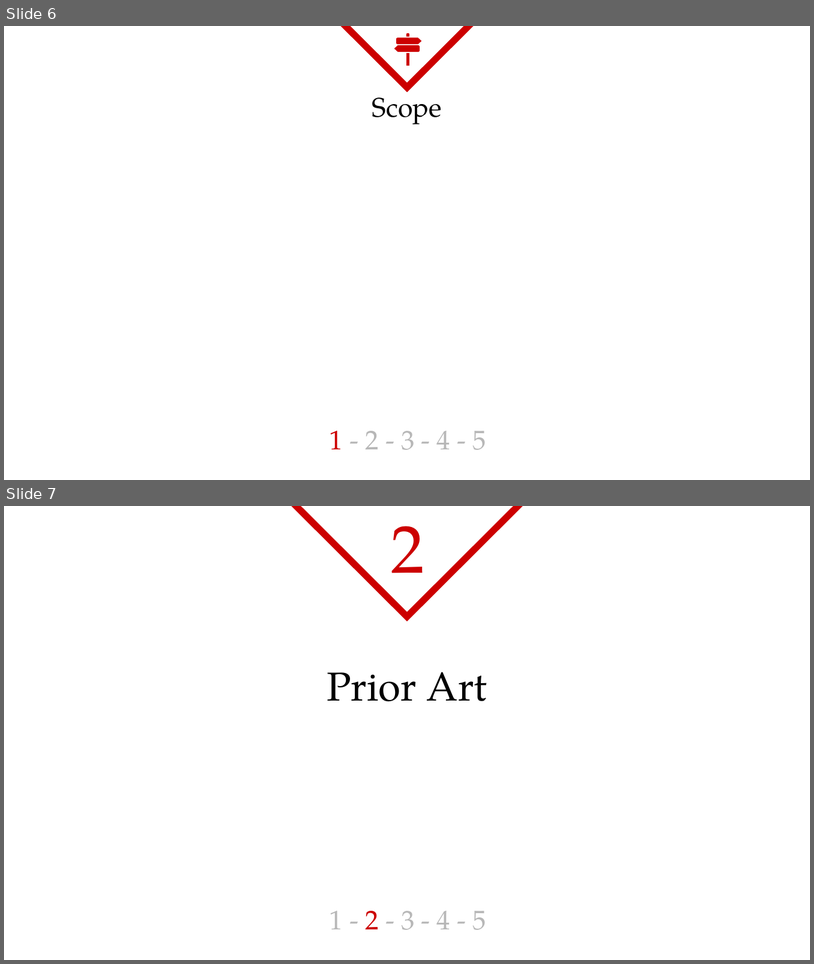
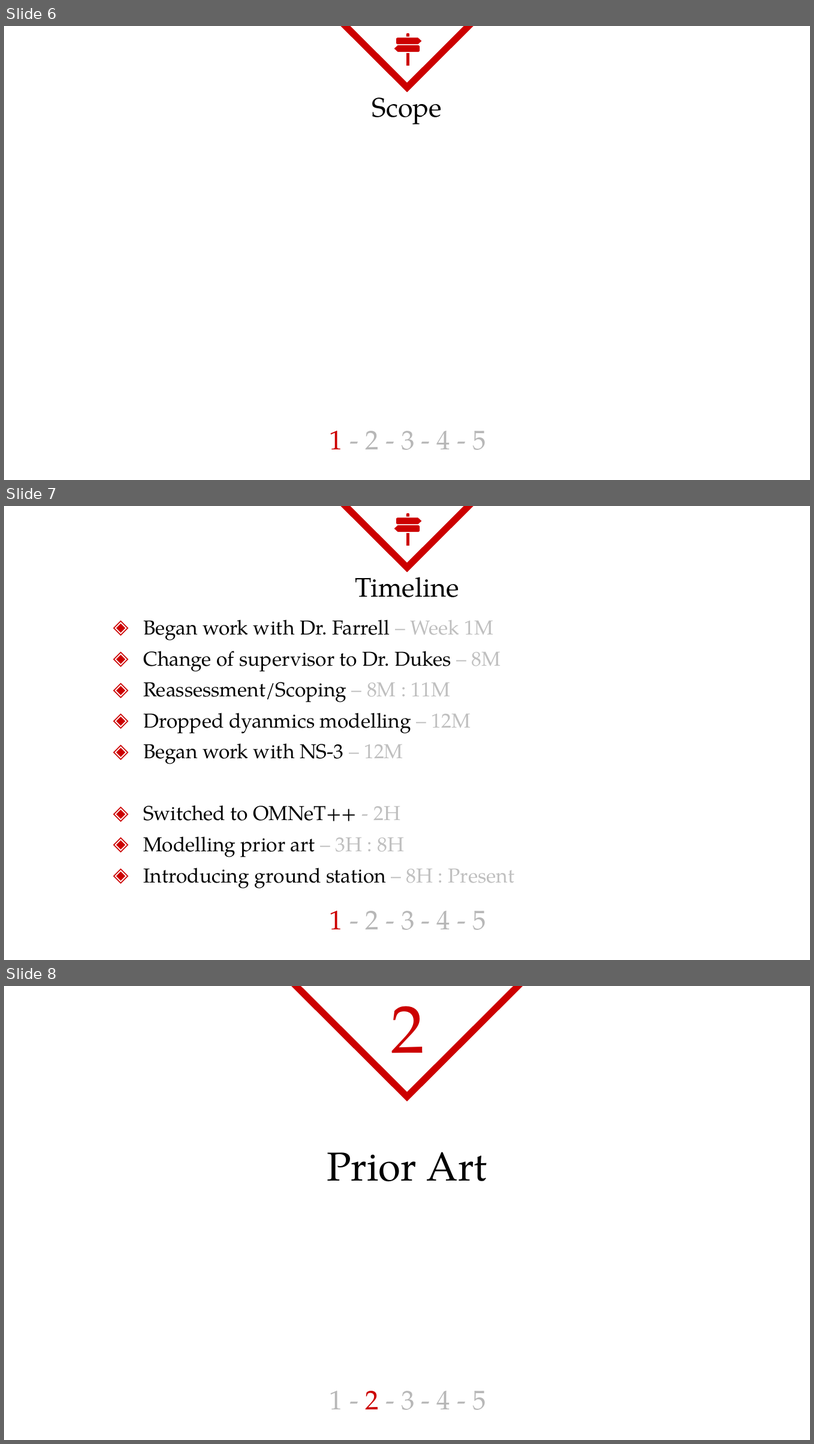
Before and after one commit to StarStuffSteve/masters-research-project, a slide deck: Demonstration/Slide Deck.pptx. Shown one above the other, each under a label of ours: slides 6 and 7 before the commit, slides 6, 7 and 8 after it. The pictures are 814x964 and 814x1444 pixels, drawn with LibreOffice and Linux fonts; fonts in the diff are those of the drawing. Boxes give left, top, right and bottom in pixels: in the first picture for what was removed or moved away, otherwise in the second. Text is boxed around its words. In the diff, an @@ line names an element or a change of style, - is before the commit and + after.

```diff
--- a/Demonstration/Slide Deck.pptx
+++ b/Demonstration/Slide Deck.pptx
@@ slide 7 added at [4,506,810,960], background #FFFFFF; not listed: 1 template element that a slide beside it also shows @@
@@ group added at [394,513,422,546]: 4 freeform shapes @@
@@ title added at [355,569,459,597], 24 pt, text #000000 @@
+Timeline
@@ text added at [143,619,515,888], 18 pt, text #000000 @@
+◈ Began work with Dr. Farrell – Week 1M
+◈ Change of supervisor to Dr. Dukes – 8M
+◈ Reassessment/Scoping – 8M : 11M
+◈ Dropped dyanmics modelling – 12M
+◈ Began work with NS-3 – 12M
+◈ Switched to OMNeT++ - 2H
+◈ Modelling prior art – 3H : 8H
+◈ Introducing ground station – 8H : Present
@@ title added at [330,910,486,930], 24 pt, text #B7B7B7 @@
+1 - 2 - 3 - 4 - 5
@@ what was slide 7 is now slide 8 @@
```
Also in this commit, not shown: 2 other files.
